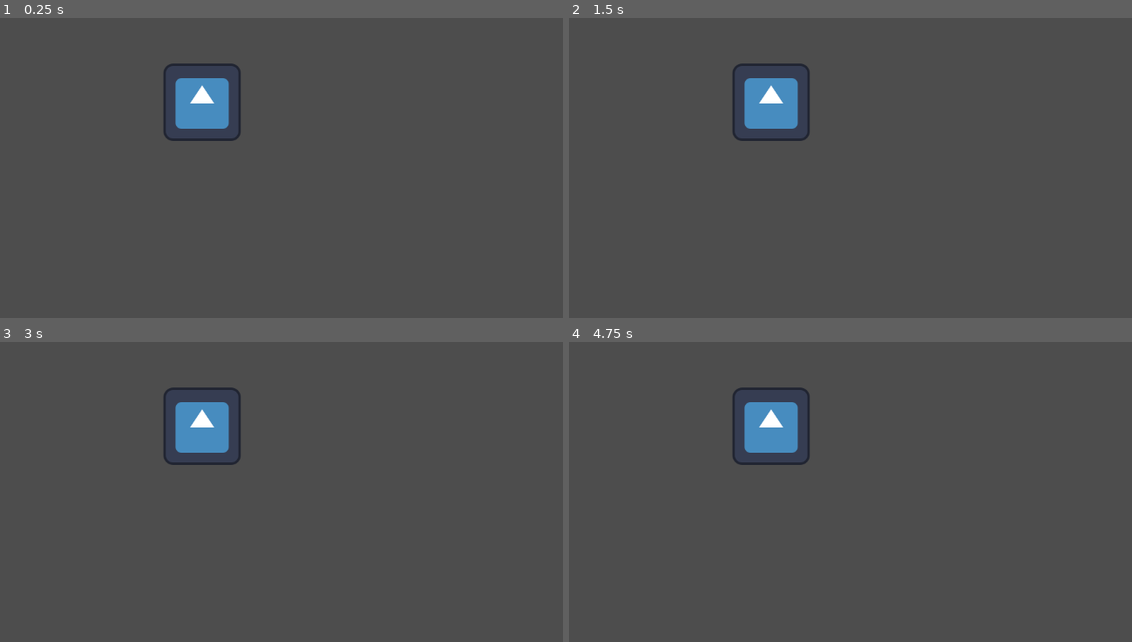
Above: before the commit, frames 1-4 (two rows, left to right).
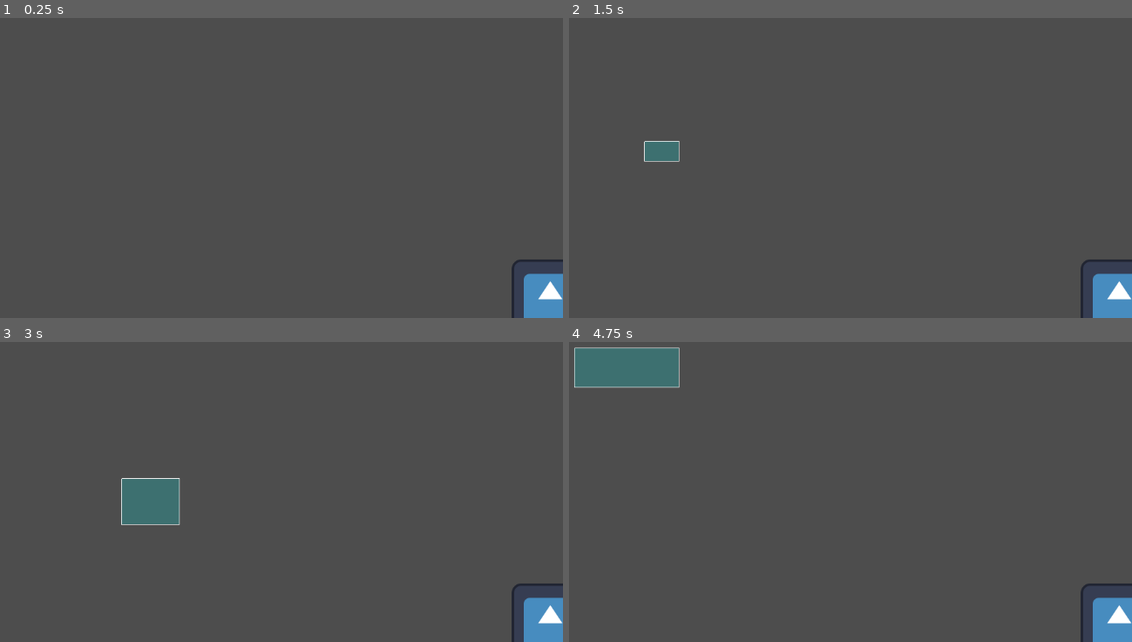
Above: after the commit, the same moments.

Repository: ZenithStar/newbies_jam_232
Game: Godot game, scene res://levels/test_level.tscn
Same seed, same stepped clock (60 frames per second), same inputs: the game is played once before the commit and once after it. The engine's default icon, where the game draws it, is replaced by a stand-in: a white triangle on a blue panel in a dark square.
Inputs (mouse positions are in pixels of both pictures, inside the frame that each line leads up to):
- Up to frame 1 (0.25 s): no input
- Up to frame 2 (1.5 s): tap Enter at 0.5 s; move the mouse to (934, 102) at 0.52 s; click (934, 102) at 0.67 s; tap Space at 1.25 s; drag from (642, 141) to (749, 201) at 1.27 s
- Up to frame 3 (3 s): move the mouse to (287, 360) at 2.02 s; click (287, 360) at 2.17 s; tap Enter at 2.75 s; drag from (180, 525) to (5, 387) at 2.77 s
- Up to frame 4 (4.75 s): move the mouse to (991, 504) at 3.52 s; click (991, 504) at 3.67 s; tap Space at 4.25 s; drag from (574, 387) to (681, 348) at 4.27 s

The runs differ from the first frame. In frame 1, 3.2% of the frame differs, in the area x 29-100%, y 15-100%; in frame 2, 3.7%; in frame 3, 4.9%; in frame 4, 5.8%, in the area x 0-100%, y 1-100%.
Error after the commit: Parse Error: Could not preload resource file "res://shaders/material_canvas_item_outline.tres". (res://scripts/Selectable.gd:3)

Commit message:
Missed a few things required for the RTS controller. Tested working now

Diff:
--- a/levels/test_level.tscn
+++ b/levels/test_level.tscn
@@ -1,9 +1,26 @@
-[gd_scene load_steps=2 format=3 uid="uid://lqh8kxojq588"]
+[gd_scene load_steps=5 format=3 uid="uid://lqh8kxojq588"]
 
 [ext_resource type="Texture2D" uid="uid://css7i88if1rcx" path="res://icon.svg" id="1_jsfo4"]
+[ext_resource type="Script" path="res://scripts/RTSController.gd" id="1_mrgxa"]
+[ext_resource type="Script" path="res://scripts/Selectable.gd" id="3_s81ya"]
+
+[sub_resource type="RectangleShape2D" id="RectangleShape2D_cxlq8"]
+size = Vector2(128, 128)
 
 [node name="Node2D" type="Node2D"]
 
-[node name="Icon" type="Sprite2D" parent="."]
+[node name="CharacterBody2D" type="CharacterBody2D" parent="."]
 position = Vector2(555, 291)
+
+[node name="Icon" type="Sprite2D" parent="CharacterBody2D"]
+use_parent_material = true
 texture = ExtResource("1_jsfo4")
+
+[node name="CollisionShape2D" type="CollisionShape2D" parent="CharacterBody2D"]
+shape = SubResource("RectangleShape2D_cxlq8")
+
+[node name="Selectable" type="Node" parent="CharacterBody2D"]
+script = ExtResource("3_s81ya")
+
+[node name="RTSController" type="Camera2D" parent="."]
+script = ExtResource("1_mrgxa")
--- /dev/null
+++ b/prefabs/SelectionBox.gd
@@ -0,0 +1,20 @@
+class_name SelectionBox extends Area2D
+
+func _init():
+	queue_redraw()
+var pinned_corner = Vector2.ZERO
+@onready var area = Vector2.ZERO
+var corner: Vector2 = Vector2.ZERO:
+	get:
+		return corner
+	set(value):
+		corner = value
+		area = corner - pinned_corner
+		global_position = pinned_corner + ( area / 2 )
+		$CollisionShape2D.shape.size = area.abs()
+		queue_redraw()
+@export var border_color: Color = Color.WHITE
+@export var fill_color: Color = Color(Color.AQUA, 0.2)
+func _draw():
+	draw_rect(Rect2(-area/2, area), fill_color)
+	draw_rect(Rect2(-area/2, area), border_color, false)
--- /dev/null
+++ b/prefabs/selection_box.tscn
@@ -0,0 +1,12 @@
+[gd_scene load_steps=3 format=3 uid="uid://c8k21cto3p8mr"]
+
+[ext_resource type="Script" path="res://prefabs/SelectionBox.gd" id="1_0kvrj"]
+
+[sub_resource type="RectangleShape2D" id="RectangleShape2D_rcybc"]
+size = Vector2(0, 0)
+
+[node name="SelectionBox" type="Area2D"]
+script = ExtResource("1_0kvrj")
+
+[node name="CollisionShape2D" type="CollisionShape2D" parent="."]
+shape = SubResource("RectangleShape2D_rcybc")
--- a/project.godot
+++ b/project.godot
@@ -15,6 +15,10 @@
 config/features=PackedStringArray("4.1", "GL Compatibility")
 config/icon="res://icon.svg"
 
+[display]
+
+window/size/mode=2
+
 [rendering]
 
 renderer/rendering_method="gl_compatibility"
